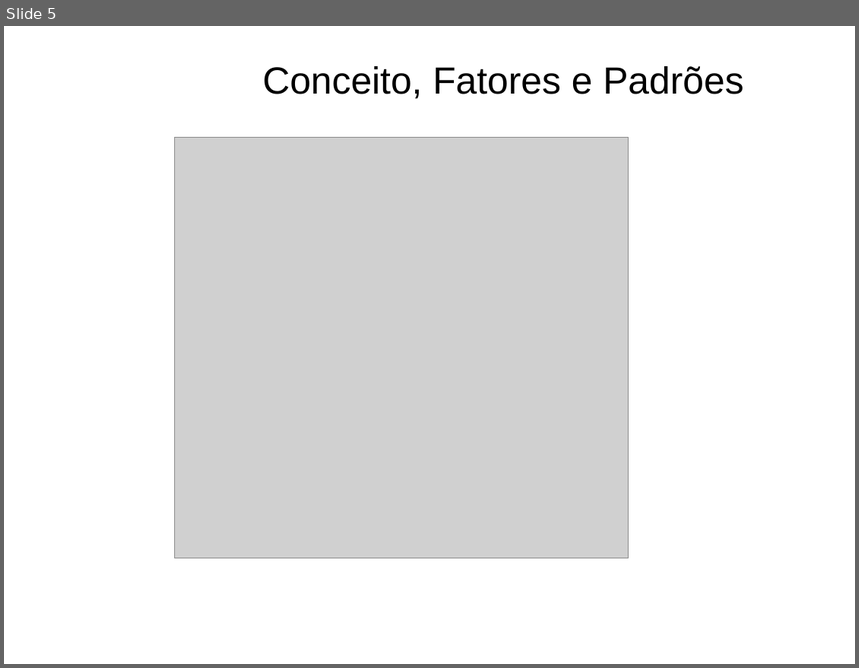
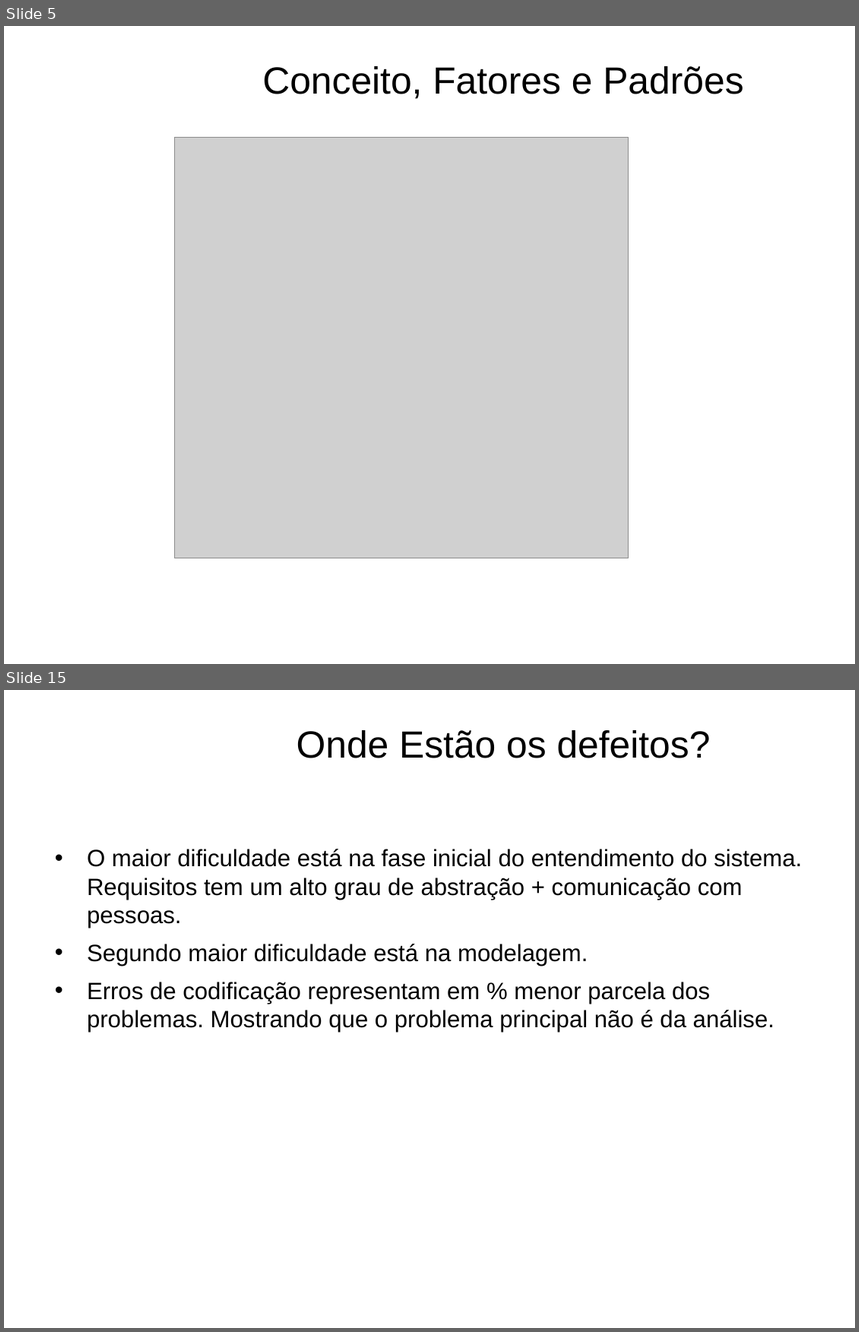
Before and after one commit to geltoncruz/-Testes-de-Software, a slide deck: ppt/01. Introdução a Qualidade de software.ppt. Shown one above the other, each under a label of ours: slide 5 before the commit, slides 5 and 15 after it; the slides between them are not shown. The pictures are 859x668 and 859x1332 pixels, drawn with LibreOffice and Linux fonts; fonts in the diff are those of the drawing; grey boxes stand for pictures; background and template pictures are left out. Boxes give left, top, right and bottom in pixels: in the first picture for what was removed or moved away, otherwise in the second. Text is boxed around its words. In the diff, an @@ line names an element or a change of style, - is before the commit and + after.

```diff
--- a/ppt/01. Introdução a Qualidade de software.ppt
+++ b/ppt/01. Introdução a Qualidade de software.ppt
@@ slide 15 added at (x1=4, y1=690, x2=855, y2=1328), background picture (left out) @@
@@ title added at (x1=297, y1=730, x2=711, y2=758), 32 pt, text #000000 @@
+Onde Estão os defeitos?
@@ text added at (x1=87, y1=849, x2=802, y2=1032), 20 pt, text #000000 @@
+• O maior dificuldade está na fase inicial do entendimento do sistema. Requisitos tem um alto grau de abstração + comunicação com pessoas.
+• Segundo maior dificuldade está na modelagem.
+• Erros de codificação representam em % menor parcela dos problemas. Mostrando que o problema principal não é da análise.
```
Also in this commit, not shown: 20 other slides added, 1 slide removed, 2 other files.
